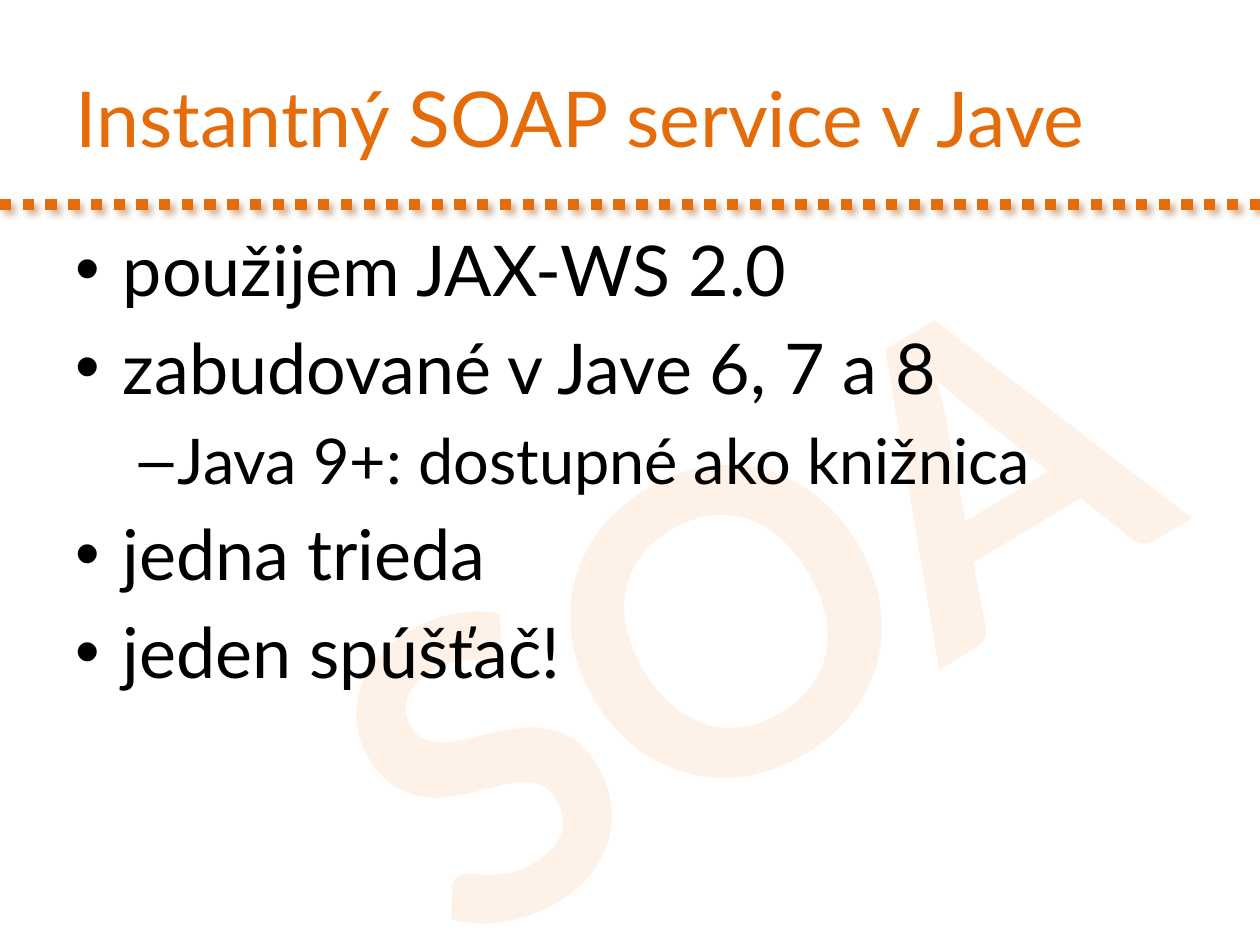
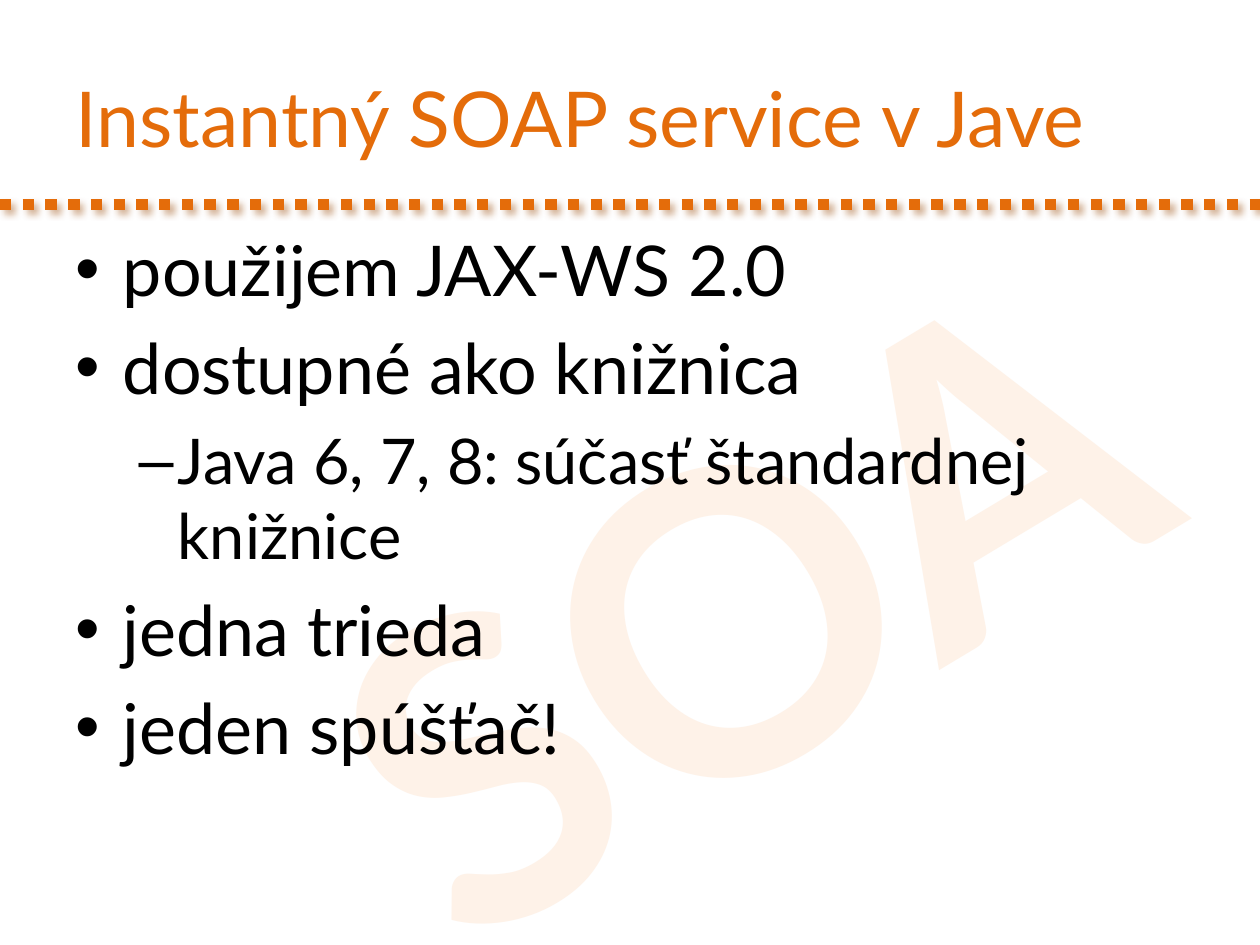
Before and after one commit to novotnyr/kopr-portal, a slide deck: slide 10 of slides/kopr-soap-web-services.pptx. Drawn at 1260x945 pixels with LibreOffice and Linux fonts; fonts in the diff are those of the drawing. Boxes give left, top, right and bottom in pixels: in the first picture for what was removed or moved away, otherwise in the second. Text is boxed around its words. In the diff, an @@ line names an element or a change of style, - is before the commit and + after.

Commit message:
Dodany popis pre generovanie SOAP klienta v Java 9

```diff
--- a/slides/kopr-soap-web-services.pptx
+++ b/slides/kopr-soap-web-services.pptx
@@ text at [123,342,1028,560]: text changed @@
-• zabudované v Jave 6, 7 a 8
-  – Java 9+: dostupné ako knižnica
+• dostupné ako knižnica
+  – Java 6, 7, 8: súčasť štandardnej knižnice
```
Also in this commit, not shown: 1 other slide changed, 2 slides added, 6 slides removed, 1 other file.
